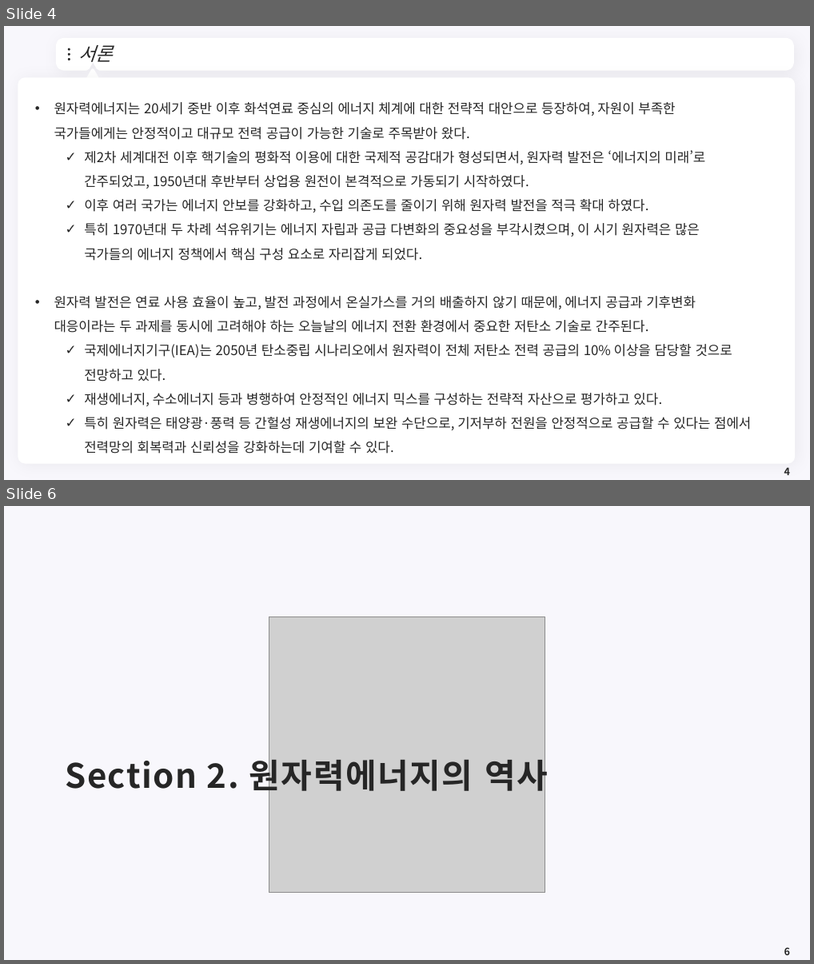
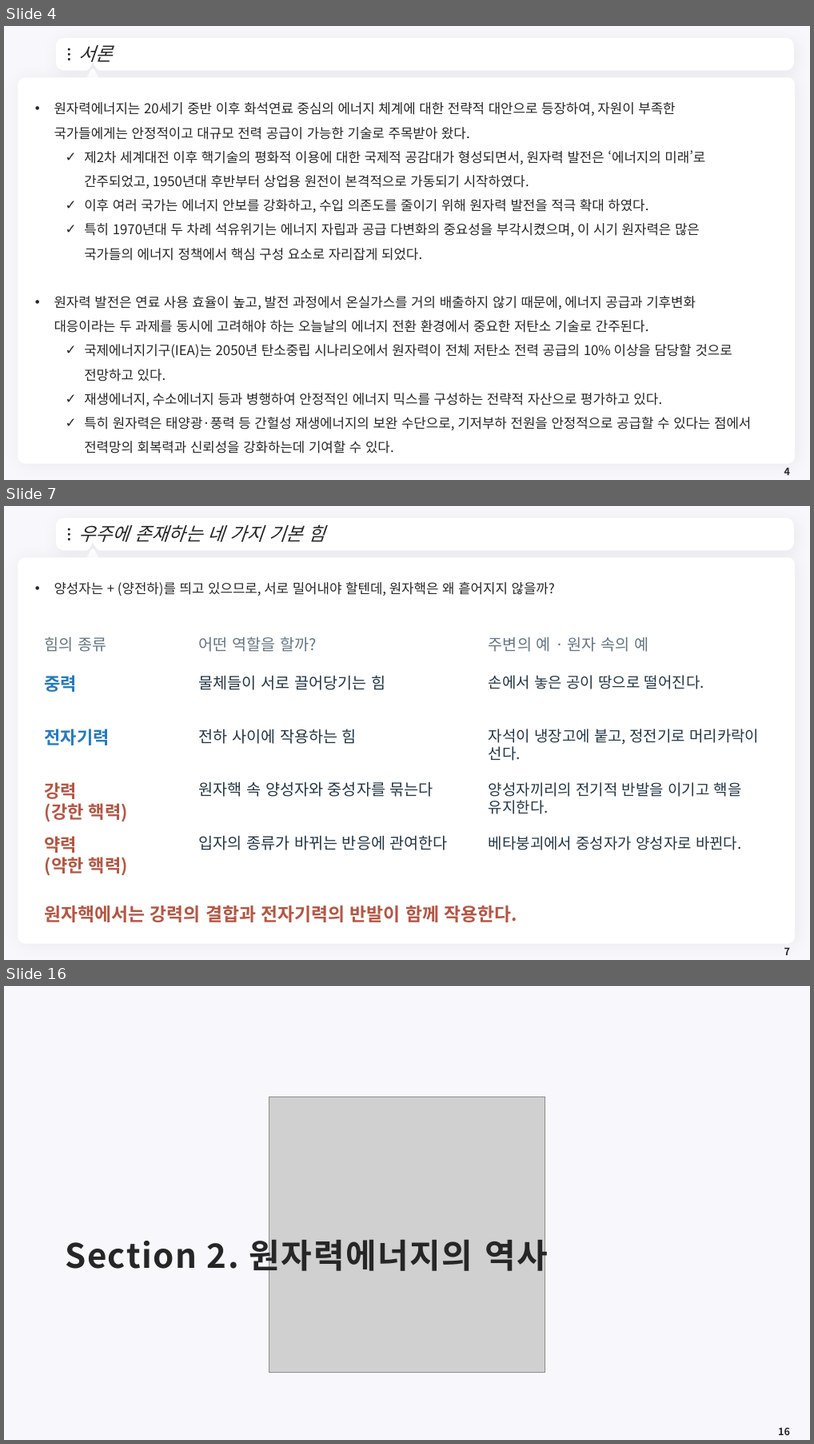
Before and after one commit to meandthey/Teaching, a slide deck: 에너지경제학/자원에너지경제학_Chapter_6 (원자력).pptx. Shown one above the other, each under a label of ours: slides 4 and 6 before the commit, slides 4, 7 and 16 after it; the slides between them are not shown. The pictures are 814x964 and 814x1444 pixels, drawn with LibreOffice and Linux fonts; fonts in the diff are those of the drawing; grey boxes stand for pictures; background and template pictures are left out. Boxes give left, top, right and bottom in pixels: in the first picture for what was removed or moved away, otherwise in the second. Text is boxed around its words. In the diff, an @@ line names an element or a change of style, - is before the commit and + after.

```diff
--- a/에너지경제학/자원에너지경제학_Chapter_6 (원자력).pptx
+++ b/에너지경제학/자원에너지경제학_Chapter_6 (원자력).pptx
@@ slide 7 added at bbox=[4, 506, 810, 960], background #F8F7FC; not listed: 7 template elements that a slide beside it also shows @@
@@ title added at bbox=[78, 524, 325, 542], 22 pt, text #262626, italic @@
+우주에 존재하는 네 가지 기본 힘
@@ text added at bbox=[54, 582, 555, 596], 16 pt, text #262626 @@
+• 양성자는 + (양전하)를 띄고 있으므로, 서로 밀어내야 할텐데, 원자핵은 왜 흩어지지 않을까?
@@ text added at bbox=[45, 636, 106, 652], 18.8 pt, text #667684 @@
+힘의 종류
@@ text added at bbox=[199, 636, 317, 652], 18.8 pt, text #667684 @@
+어떤 역할을 할까?
@@ text added at bbox=[489, 637, 649, 652], 18.8 pt, text #667684 @@
+주변의 예 · 원자 속의 예
@@ text added at bbox=[45, 675, 78, 692], 21 pt, text #267ABD, bold @@
+중력
@@ text added at bbox=[199, 675, 386, 690], 18.8 pt, text #253746 @@
+물체들이 서로 끌어당기는 힘
@@ text added at bbox=[489, 675, 705, 689], 18 pt, text #253746 @@
+손에서 놓은 공이 땅으로 떨어진다.
@@ text added at bbox=[45, 728, 110, 745], 21 pt, text #267ABD, bold @@
+전자기력
@@ text added at bbox=[199, 728, 357, 744], 18.8 pt, text #253746 @@
+전하 사이에 작용하는 힘
@@ text added at bbox=[489, 728, 759, 760], 18 pt, text #253746 @@
+자석이 냉장고에 붙고, 정전기로 머리카락이 선다.
@@ text added at bbox=[45, 782, 128, 822], 21 pt, text #B45643, bold @@
+강력
+(강한 핵력)
@@ text added at bbox=[199, 781, 434, 796], 18.8 pt, text #253746 @@
+원자핵 속 양성자와 중성자를 묶는다
@@ text added at bbox=[489, 782, 742, 814], 18 pt, text #253746 @@
+양성자끼리의 전기적 반발을 이기고 핵을 유지한다.
@@ text added at bbox=[45, 836, 128, 876], 21 pt, text #B45643, bold @@
+약력
+(약한 핵력)
@@ text added at bbox=[199, 835, 448, 850], 18.8 pt, text #253746 @@
+입자의 종류가 바뀌는 반응에 관여한다
@@ text added at bbox=[489, 836, 742, 850], 18 pt, text #253746 @@
+베타붕괴에서 중성자가 양성자로 바뀐다.
@@ text added at bbox=[45, 904, 518, 922], 21.8 pt, text #B45643, bold @@
+원자핵에서는 강력의 결합과 전자기력의 반발이 함께 작용한다.
@@ page number added at bbox=[785, 947, 790, 955], 12 pt, text #262626, bold @@
+7
@@ what was slide 6 is now slide 16 @@
@@ page number at bbox=[778, 1427, 790, 1435]: text changed @@
-6
+16
```
Also in this commit, not shown: 2 slides changed, 10 other slides added, 2 other files.
